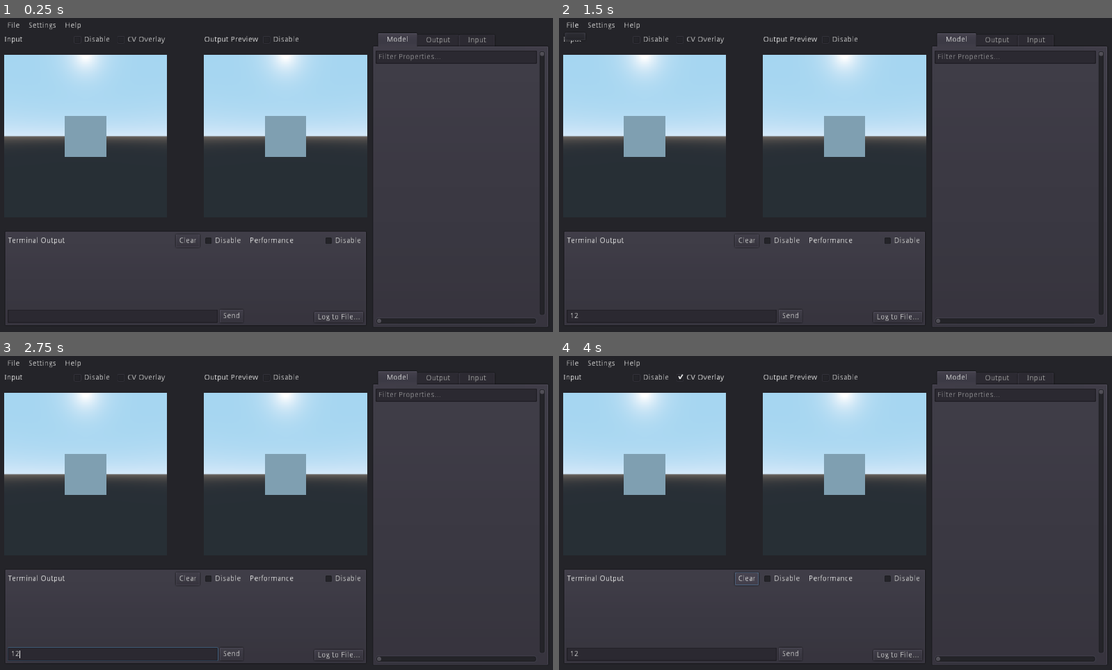
Above: before the commit, frames 1-4 (two rows, left to right).
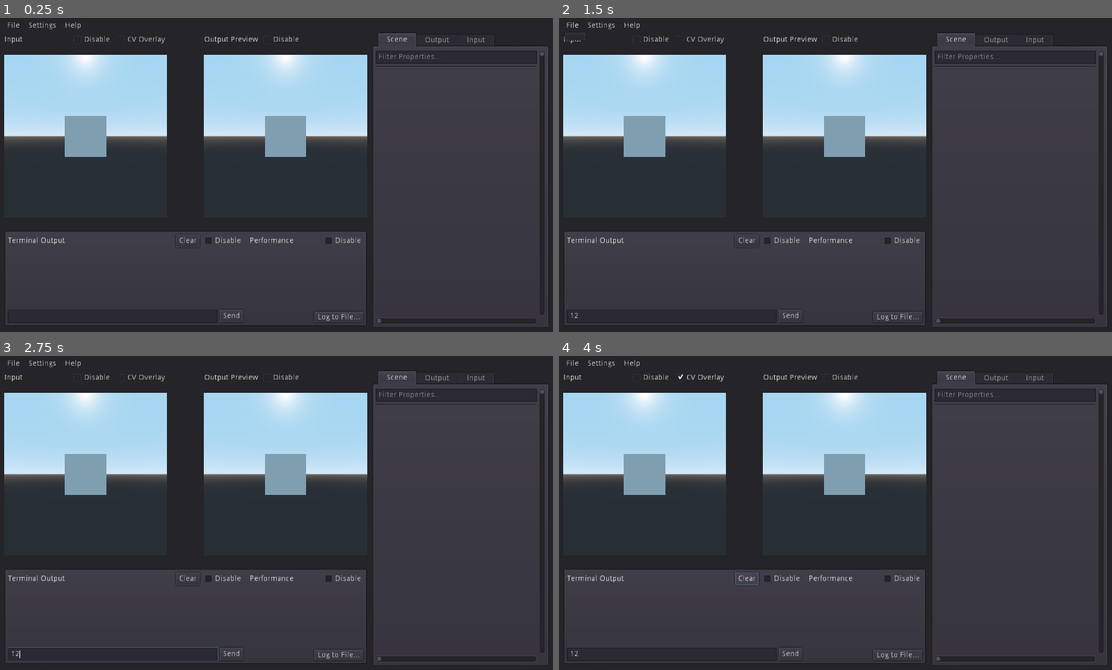
Above: after the commit, the same moments.

Repository: l1npengtul/open2dholo
Game: Godot game, scene res://Open2DH.tscn
The game is run twice, just before and just after one commit, with the same random seed, the same clock (stepped at 60 frames per second) and the same inputs.
Inputs (mouse positions are in pixels of both pictures, inside the frame that each line leads up to):
- Up to frame 1 (0.25 s): no input
- Up to frame 2 (1.5 s): click (669, 316) at 0.52 s; type "12" at 0.6 s; click "File" at 1.25 s
- Up to frame 3 (2.75 s): click "Disable" at 2 s
- Up to frame 4 (4 s): click "CV Overlay" at 2.75 s; click "Clear" at 3.5 s

The runs differ from the first frame. In frame 1, 0.2% of the frame differs, in the area x 67-97%, y 4-16%; in frame 2, 0.2%; in frame 3, 0.2%; in frame 4, 0.2%.
Error after the commit: Attempt to call function 'create_item' in base 'null instance' on a null instance. (res://src/GDScript/scene_tree_edit.gd:6)

Commit message:
Start impl tree for property editors

Diff:
--- a/Open2DH.tscn
+++ b/Open2DH.tscn
@@ -1,6 +1,7 @@
-[gd_scene load_steps=4 format=2]
+[gd_scene load_steps=5 format=2]
 
 [ext_resource path="res://Model.tscn" type="PackedScene" id=1]
+[ext_resource path="res://src/GDScript/scene_tree_edit.gd" type="Script" id=2]
 
 [sub_resource type="ViewportTexture" id=1]
 viewport_path = NodePath("Viewport")
@@ -316,8 +317,7 @@
 margin_bottom = 541.0
 tab_align = 0
 
-[node name="Model" type="VBoxContainer" parent="Open2GHMainUINode/Panel/VBoxContainer/HSplitContainer/TabContainer"]
-visible = false
+[node name="Scene" type="VBoxContainer" parent="Open2GHMainUINode/Panel/VBoxContainer/HSplitContainer/TabContainer"]
 anchor_right = 1.0
 anchor_bottom = 1.0
 margin_left = 4.0
@@ -327,45 +327,44 @@
 size_flags_horizontal = 3
 size_flags_vertical = 3
 
-[node name="Grid" type="GridContainer" parent="Open2GHMainUINode/Panel/VBoxContainer/HSplitContainer/TabContainer/Model"]
-margin_right = 312.0
-margin_bottom = 501.0
+[node name="Grid" type="GridContainer" parent="Open2GHMainUINode/Panel/VBoxContainer/HSplitContainer/TabContainer/Scene"]
+margin_right = 312.0
+margin_bottom = 505.0
 size_flags_horizontal = 3
 size_flags_vertical = 3
 columns = 2
 
-[node name="VBoxContainer" type="VBoxContainer" parent="Open2GHMainUINode/Panel/VBoxContainer/HSplitContainer/TabContainer/Model/Grid"]
-margin_right = 296.0
-margin_bottom = 485.0
-size_flags_horizontal = 3
-size_flags_vertical = 3
-
-[node name="LineEdit" type="LineEdit" parent="Open2GHMainUINode/Panel/VBoxContainer/HSplitContainer/TabContainer/Model/Grid/VBoxContainer"]
+[node name="VBoxContainer" type="VBoxContainer" parent="Open2GHMainUINode/Panel/VBoxContainer/HSplitContainer/TabContainer/Scene/Grid"]
+margin_right = 296.0
+margin_bottom = 489.0
+size_flags_horizontal = 3
+size_flags_vertical = 3
+
+[node name="LineEdit" type="LineEdit" parent="Open2GHMainUINode/Panel/VBoxContainer/HSplitContainer/TabContainer/Scene/Grid/VBoxContainer"]
 margin_right = 296.0
 margin_bottom = 24.0
 placeholder_text = "Filter Properties..."
 
-[node name="VBoxContainer" type="VBoxContainer" parent="Open2GHMainUINode/Panel/VBoxContainer/HSplitContainer/TabContainer/Model/Grid/VBoxContainer"]
-margin_top = 28.0
-margin_right = 296.0
-margin_bottom = 485.0
-size_flags_horizontal = 3
-size_flags_vertical = 3
-
-[node name="VScrollBar" type="VScrollBar" parent="Open2GHMainUINode/Panel/VBoxContainer/HSplitContainer/TabContainer/Model/Grid"]
+[node name="Tree" type="Tree" parent="Open2GHMainUINode/Panel/VBoxContainer/HSplitContainer/TabContainer/Scene/Grid/VBoxContainer"]
+margin_top = 28.0
+margin_right = 296.0
+margin_bottom = 29.0
+script = ExtResource( 2 )
+
+[node name="VScrollBar" type="VScrollBar" parent="Open2GHMainUINode/Panel/VBoxContainer/HSplitContainer/TabContainer/Scene/Grid"]
 margin_left = 300.0
 margin_right = 312.0
-margin_bottom = 485.0
+margin_bottom = 489.0
 size_flags_horizontal = 8
 size_flags_vertical = 3
 __meta__ = {
 "_edit_use_anchors_": false
 }
 
-[node name="HScrollBar" type="HScrollBar" parent="Open2GHMainUINode/Panel/VBoxContainer/HSplitContainer/TabContainer/Model/Grid"]
-margin_top = 489.0
-margin_right = 296.0
-margin_bottom = 501.0
+[node name="HScrollBar" type="HScrollBar" parent="Open2GHMainUINode/Panel/VBoxContainer/HSplitContainer/TabContainer/Scene/Grid"]
+margin_top = 493.0
+margin_right = 296.0
+margin_bottom = 505.0
 
 [node name="Output" type="VBoxContainer" parent="Open2GHMainUINode/Panel/VBoxContainer/HSplitContainer/TabContainer"]
 visible = false
@@ -409,6 +408,7 @@
 margin_bottom = 505.0
 
 [node name="Input" type="VBoxContainer" parent="Open2GHMainUINode/Panel/VBoxContainer/HSplitContainer/TabContainer"]
+visible = false
 anchor_right = 1.0
 anchor_bottom = 1.0
 margin_left = 4.0
--- /dev/null
+++ b/src/GDScript/scene_tree_edit.gd
@@ -0,0 +1,15 @@
+extends Tree
+
+onready var scn_edit = get_node("Open2GHMainUINode/Panel/VBoxContainer/HSplitContainer/TabContainer/Scene/Grid/VBoxContainer/Tree")
+
+func _ready():
+	var tree_root = scn_edit.create_item()
+	tree_root.set_text(0, "ROOT")
+	scn_edit.hide_root = true
+
+	tree_root.columns = 2
+
+	var section_model = scn_edit.create_item(tree_root)
+	section_model.set_text(0, "Model Properties")
+	var item_position_x = scn_edit.create_item(section_model)
+	item_position_x.set_text(0, "Model X Position")
